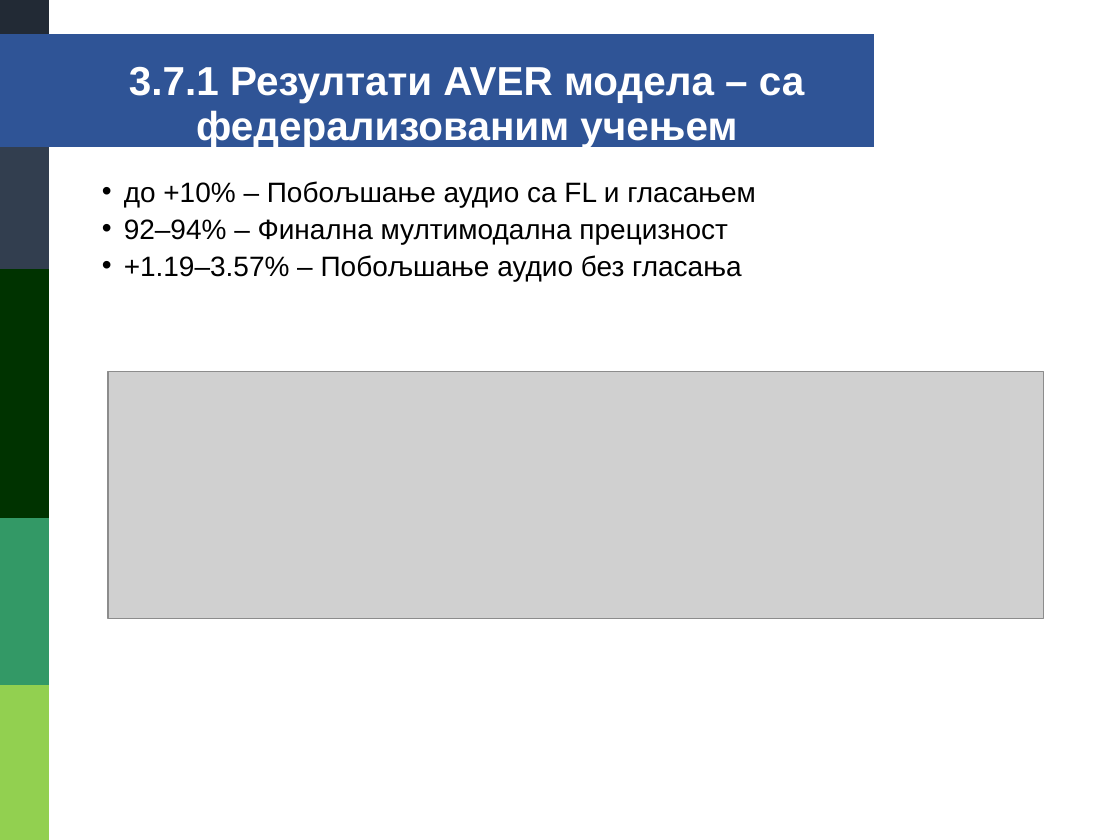
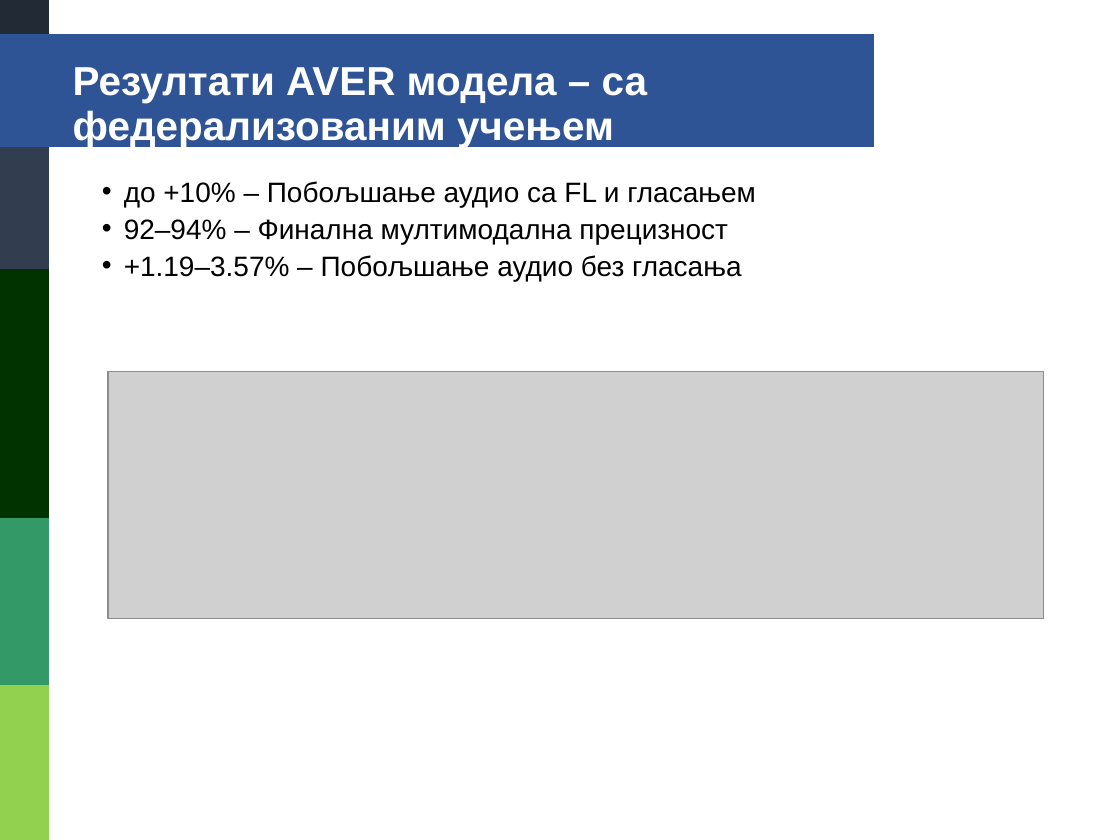
Before and after one commit to danilo-milosevic/ml-audio, a slide deck: slide 55 of drugi_deo/prezentacija/DaniloMilosevic1732.pptx (slide 52 before the commit). Drawn at 1120x840 pixels with LibreOffice and Linux fonts; fonts in the diff are those of the drawing; grey boxes stand for pictures. Boxes give left, top, right and bottom in pixels: in the first picture for what was removed or moved away, otherwise in the second. Text is boxed around its words. In the diff, an @@ line names an element or a change of style, - is before the commit and + after.

```diff
--- a/drugi_deo/prezentacija/DaniloMilosevic1732.pptx
+++ b/drugi_deo/prezentacija/DaniloMilosevic1732.pptx
@@ text at [73, 67, 647, 148]: text changed @@
-3.7.1 Резултати AVER модела – са федерализованим учењем
+Резултати AVER модела – са федерализованим учењем
```
Also in this commit, not shown: 53 other slides changed, 8 slides added, 2 slides removed.
